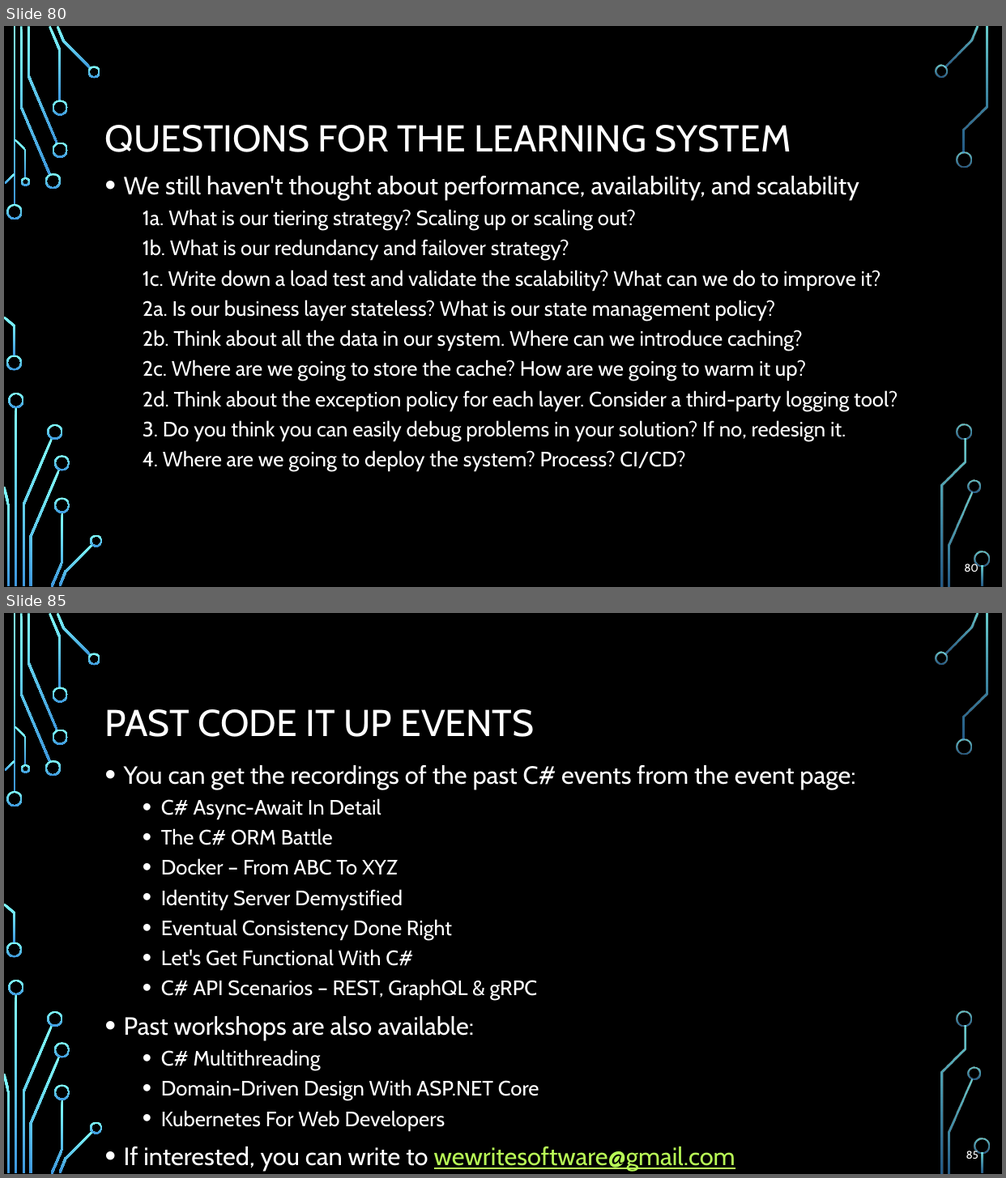
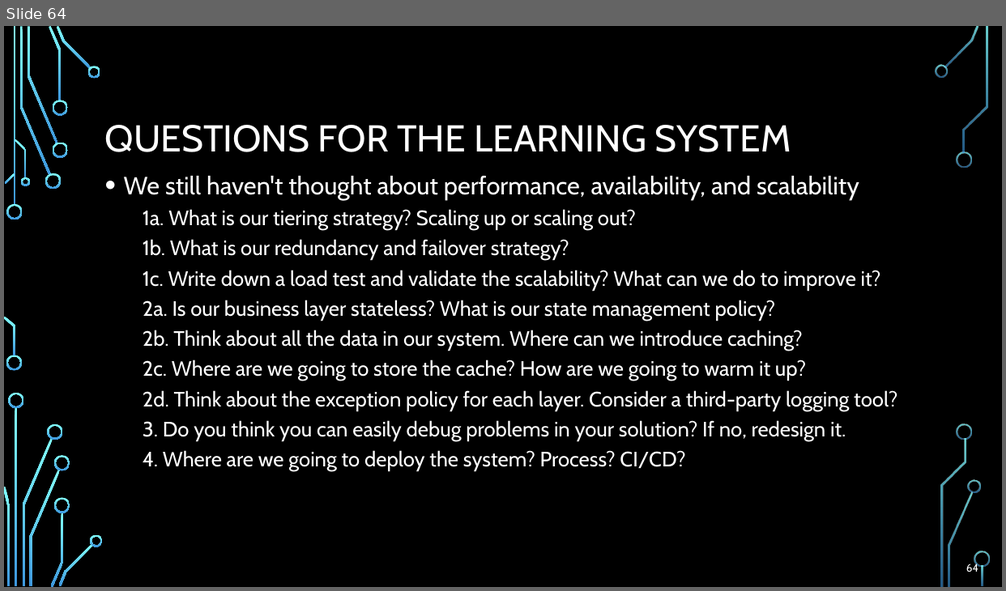
Before and after one commit to profjordanov/doctorate, a slide deck: resources/Software-Architecture-S/Presentation-Part4-Quality-Attributes-Considerations.pptx. Shown one above the other, each under a label of ours: slides 80 and 85 before the commit, slide 64 after it; the slides between them are not shown. The pictures are 1006x1178 and 1006x591 pixels, drawn with LibreOffice and Linux fonts; fonts in the diff are those of the drawing; background and template pictures are left out. Boxes give left, top, right and bottom in pixels: in the first picture for what was removed or moved away, otherwise in the second. Text is boxed around its words. In the diff, an @@ line names an element or a change of style, - is before the commit and + after.

```diff
--- a/resources/Software-Architecture-S/Presentation-Part4-Quality-Attributes-Considerations.pptx
+++ b/resources/Software-Architecture-S/Presentation-Part4-Quality-Attributes-Considerations.pptx
@@ slide 85 removed at (4, 613, 1002, 1174), background picture (left out); not listed: 36 template elements that a slide beside it also shows @@
@@ title removed at (105, 709, 534, 737) @@
-PAST CODE IT UP EVENTS
@@ text removed at (124, 765, 855, 1171) @@
-• You can get the recordings of the past C# events from the event page:
-  • C# Async-Await In Detail
-  • The C# ORM Battle
-  • Docker – From ABC To XYZ
-  • Identity Server Demystified
-  • Eventual Consistency Done Right
-  • Let's Get Functional With C#
-  • C# API Scenarios – REST, GraphQL & gRPC
-• Past workshops are also available:
-  • C# Multithreading
-  • Domain-Driven Design With ASP.NET Core
-  • Kubernetes For Web Developers
-• If interested, you can write to wewritesoftware@gmail.com
@@ page number removed at (966, 1150, 978, 1159) @@
-85
@@ what was slide 80 is now slide 64 @@
@@ page number at (966, 563, 978, 572): text changed @@
-80
+64
```
Also in this commit, not shown: 22 other slides removed.
